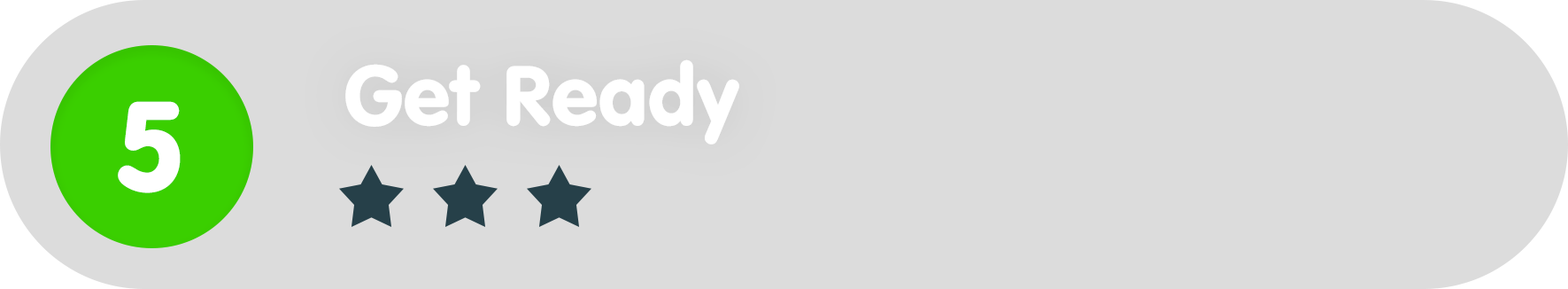
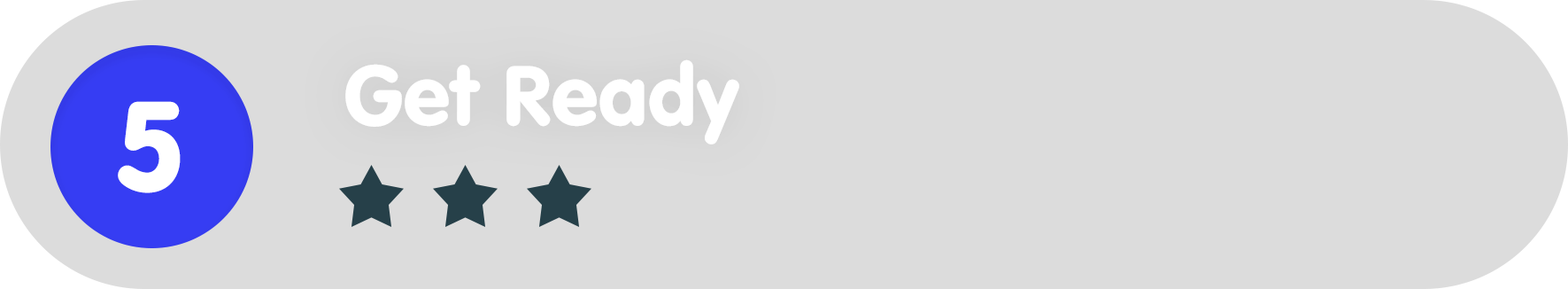
Layers edited between the first and the second w=1568, h=289 image:
painted on "Ellipse_green" over [50, 45, 254, 248]
